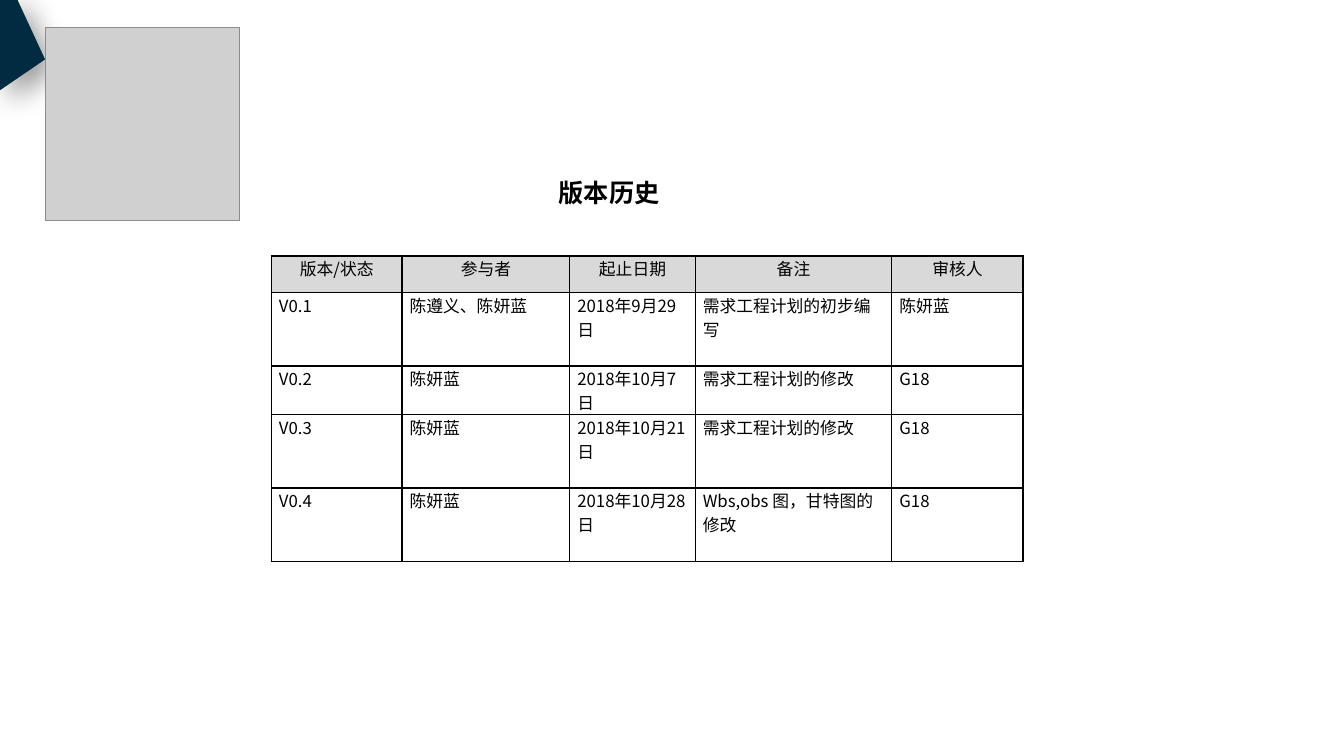
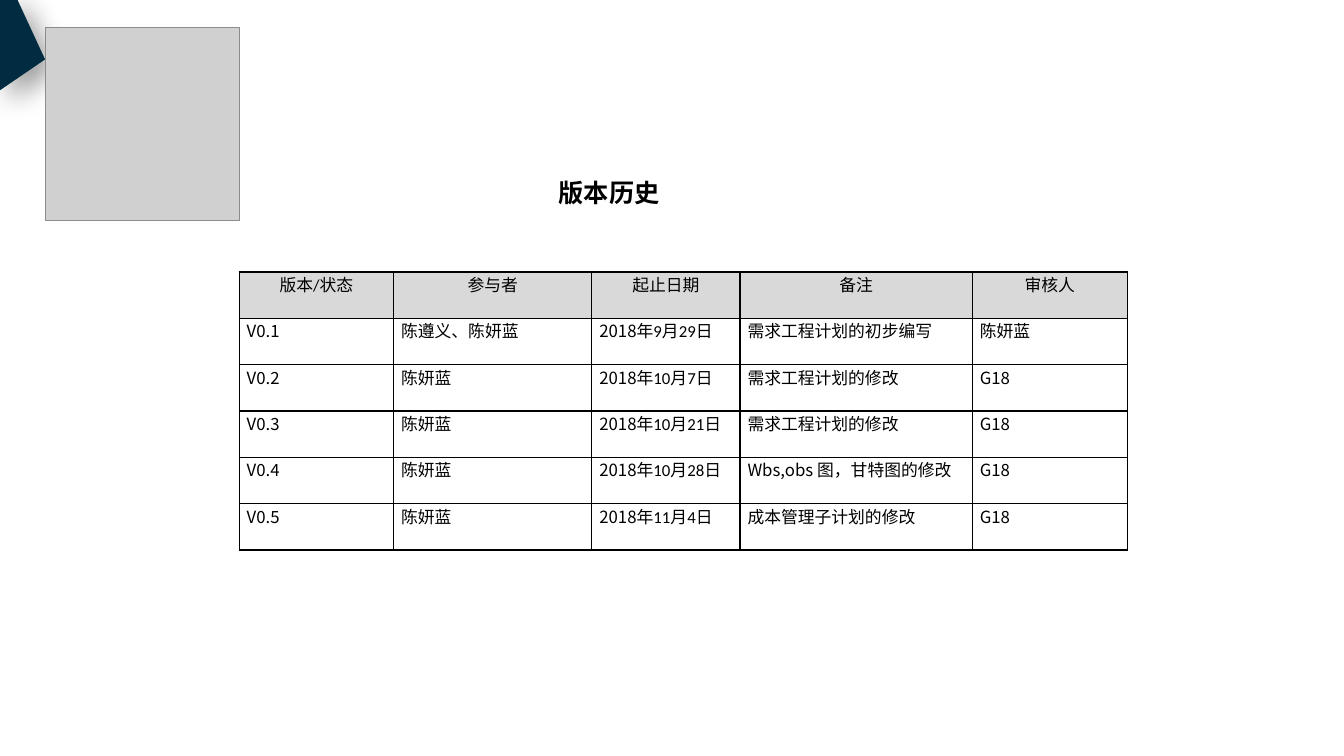
Before and after one commit to PRD2018-G18/PRD2018, a slide deck: slide 2 of 非受控文档/过程文档/需求工程计划/需求工程计划.pptx. Drawn at 1344x756 pixels with LibreOffice and Linux fonts; fonts in the diff are those of the drawing; grey boxes stand for pictures. Boxes give left, top, right and bottom in pixels: in the first picture for what was removed or moved away, otherwise in the second. Text is boxed around its words. In the diff, an @@ line names an element or a change of style, - is before the commit and + after.

Commit message:
修改文档PPT

```diff
--- a/非受控文档/过程文档/需求工程计划/需求工程计划.pptx
+++ b/非受控文档/过程文档/需求工程计划/需求工程计划.pptx
@@ table at <box>239,272,1128,551</box> @@
+row 6: V0.5 | 陈妍蓝 | 2018年11月4日 | 成本管理子计划的修改 | G18
@@ table: place and size @@
-table at <box>271,256,1022,549</box>
+table at <box>239,272,1128,551</box>
```
Also in this commit, not shown: 4 other slides changed, 1 slide added, 6 other files.
